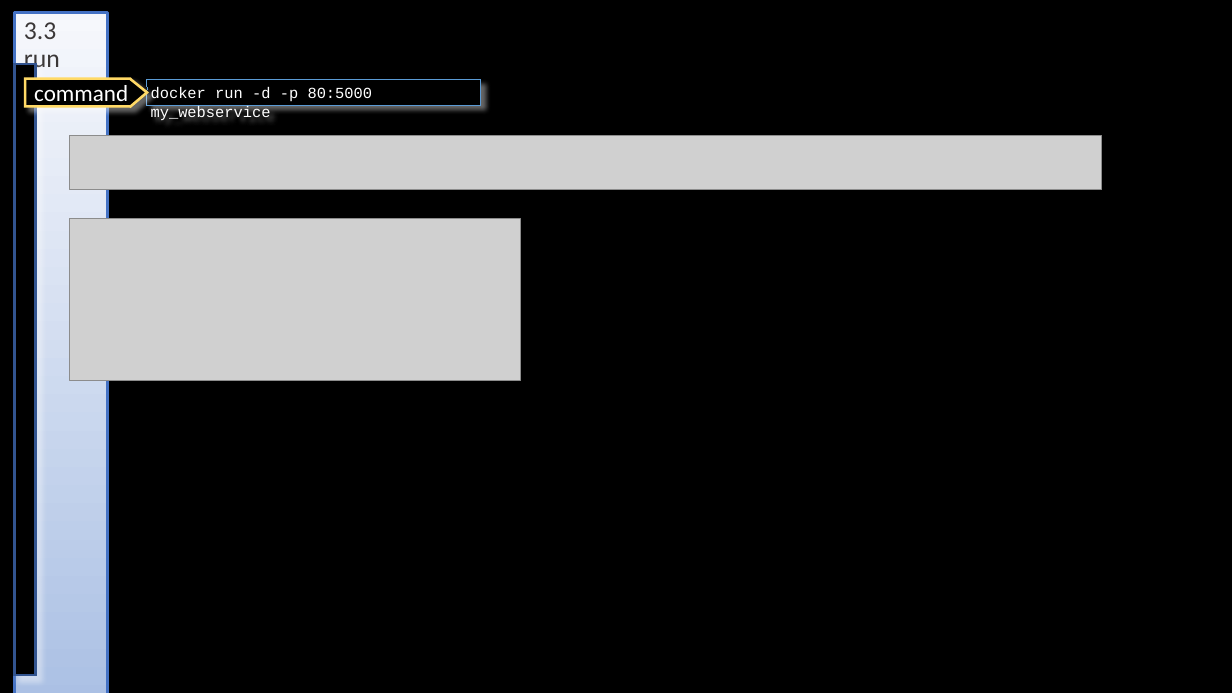
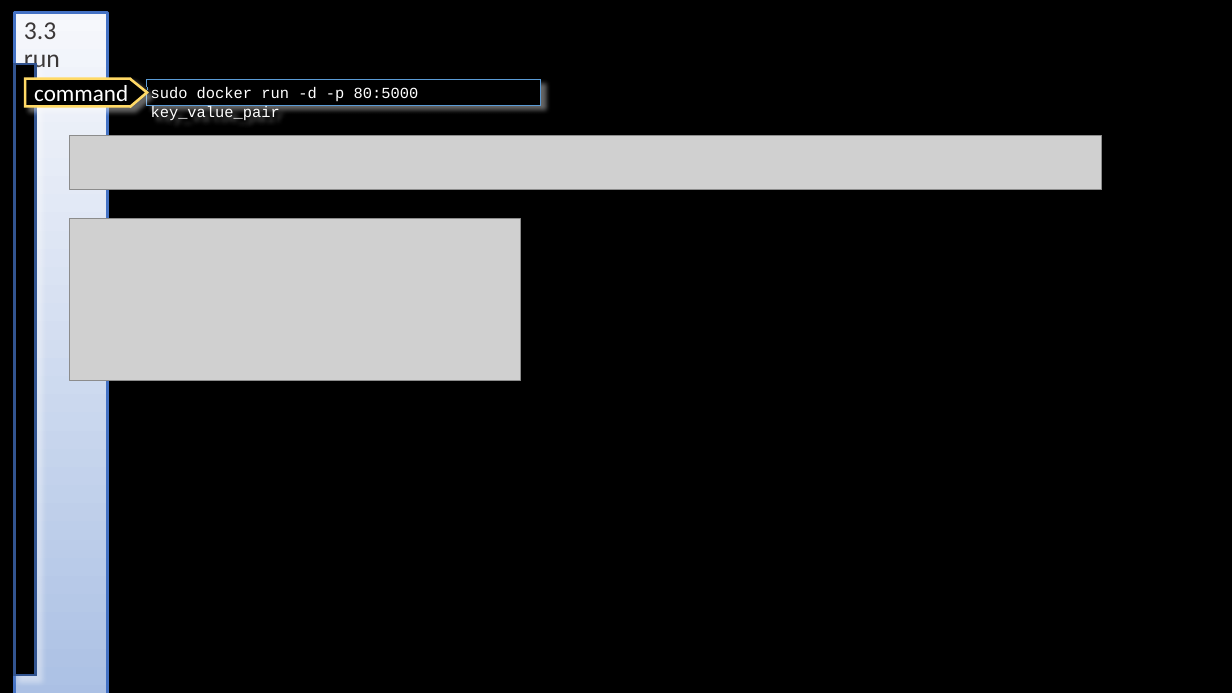
Before and after one commit to 1010836/portfolio, a slide deck: slide 14 of docker/aws/docker_aws.pptx. Drawn at 1232x693 pixels with LibreOffice and Linux fonts; fonts in the diff are those of the drawing; grey boxes stand for pictures. Boxes give left, top, right and bottom in pixels: in the first picture for what was removed or moved away, otherwise in the second. Text is boxed around its words. In the diff, an @@ line names an element or a change of style, - is before the commit and + after.

Commit message:
docker/aws

```diff
--- a/docker/aws/docker_aws.pptx
+++ b/docker/aws/docker_aws.pptx
@@ speech box "sudo docker run -d -p ...": place and size @@
-speech box "sudo docker run -d -p ..." at box(147, 79, 481, 105)
+speech box "sudo docker run -d -p ..." at box(147, 79, 541, 105)
@@ text in speech box at box(151, 87, 419, 121): text changed @@
-docker run -d -p 80:5000 my_webservice
+sudo docker run -d -p 80:5000 key_value_pair
```
Also in this commit, not shown: 2 other slides changed.
